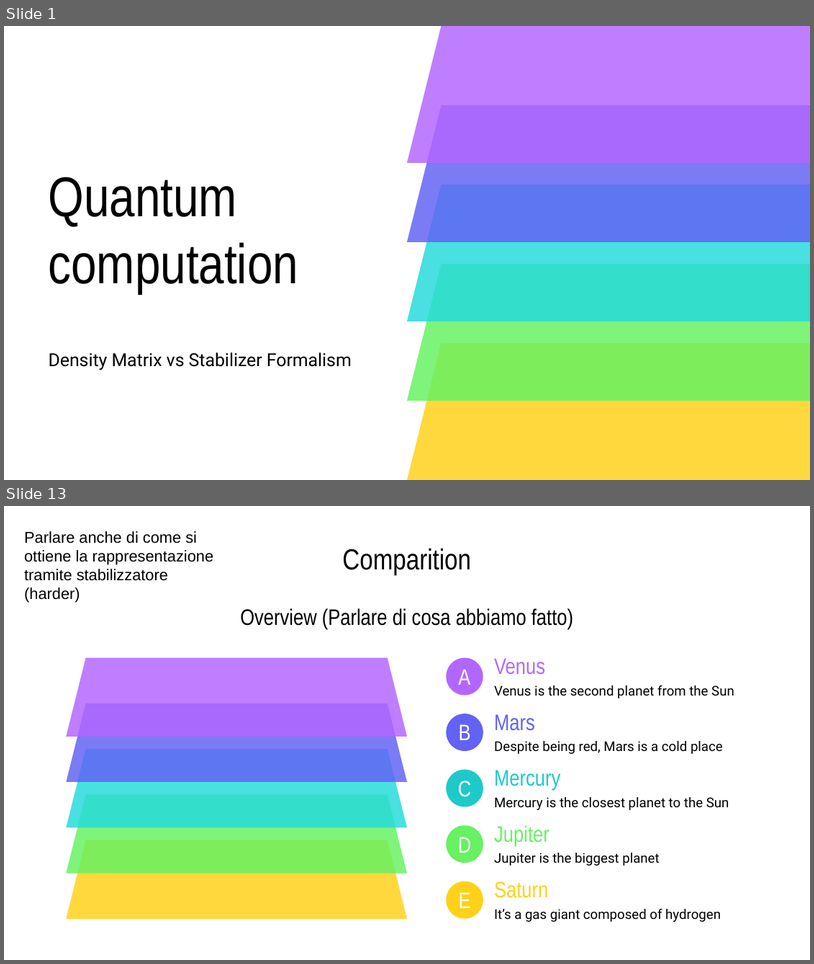
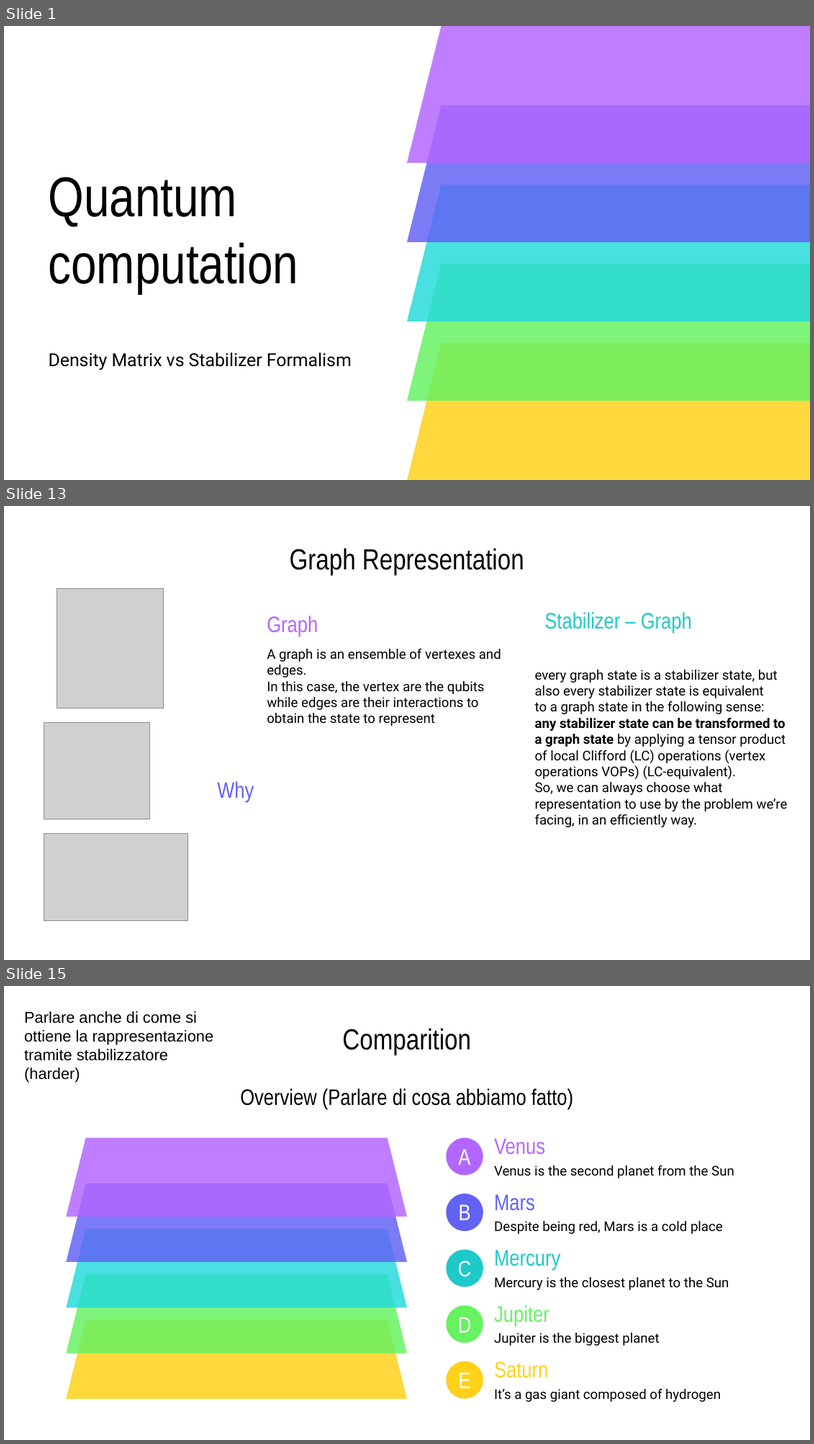
Before and after one commit to Moriarty2002/quantum-information, a slide deck: docs/elaborato.pptx. Shown one above the other, each under a label of ours: slides 1 and 13 before the commit, slides 1, 13 and 15 after it; the slides between them are not shown. The pictures are 814x964 and 814x1444 pixels, drawn with LibreOffice and Linux fonts; fonts in the diff are those of the drawing; grey boxes stand for pictures. Boxes give left, top, right and bottom in pixels: in the first picture for what was removed or moved away, otherwise in the second. Text is boxed around its words. In the diff, an @@ line names an element or a change of style, - is before the commit and + after.

```diff
--- a/docs/elaborato.pptx
+++ b/docs/elaborato.pptx
@@ slide 13 added at box(4, 506, 810, 960), background #FFFFFF @@
@@ title added at box(290, 548, 525, 575), 26 pt, text #000000 @@
+Graph Representation
@@ picture added at box(57, 588, 164, 708) @@
@@ text added at box(545, 612, 692, 633), 20 pt, text #1EC9C9 @@
+Stabilizer – Graph
@@ text added at box(267, 615, 318, 636), 20 pt, text #B366FF @@
+Graph
@@ text added at box(267, 649, 502, 726), 12 pt, text #000000 @@
+A graph is an ensemble of vertexes and edges.
+In this case, the vertex are the qubits while edges are their interactions to obtain the state to represent
@@ text added at box(535, 669, 788, 827), 12 pt, text #000000 @@
+every graph state is a stabilizer state, but also every stabilizer state is equivalent
+to a graph state in the following sense:
+any stabilizer state can be transformed to a graph state by applying a tensor product of local Clifford (LC) operations (vertex operations VOPs) (LC-equivalent).
+So, we can always choose what representation to use by the problem we’re facing, in an efficiently way.
@@ picture added at box(44, 722, 150, 819) @@
@@ text added at box(217, 781, 254, 802), 20 pt, text #6262F5 @@
+Why
@@ picture added at box(44, 834, 188, 921) @@
@@ what was slide 13 is now slide 15 @@
```
Also in this commit, not shown: 5 slides changed, 7 other slides added, 8 slides removed.
